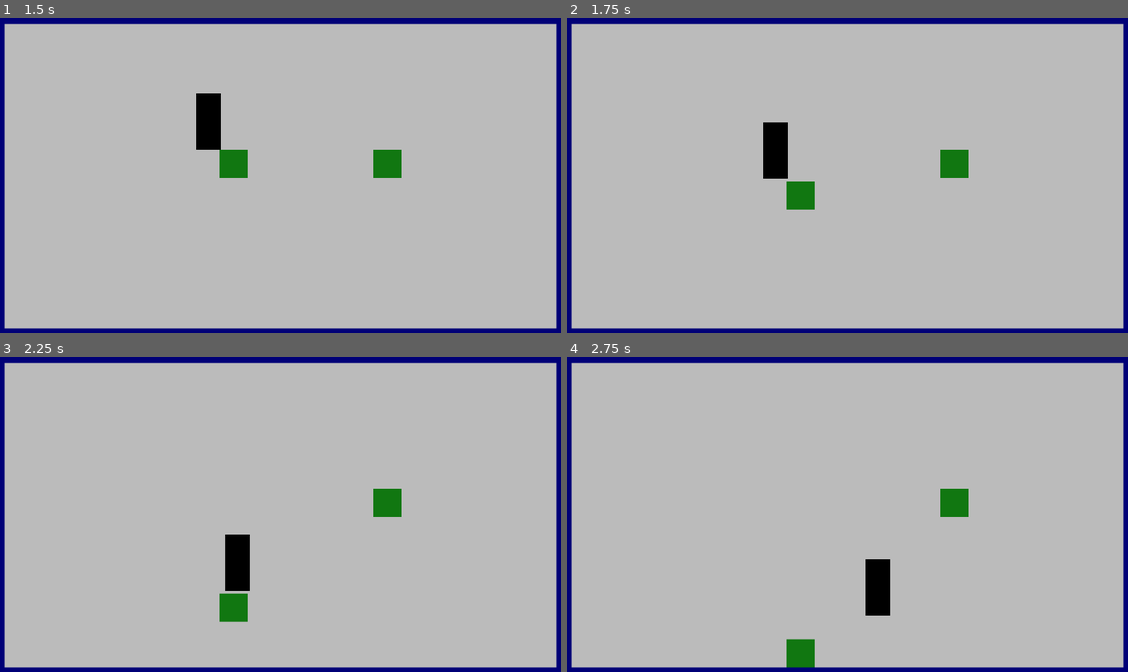
Above: before the commit, frames 1-4 (two rows, left to right).
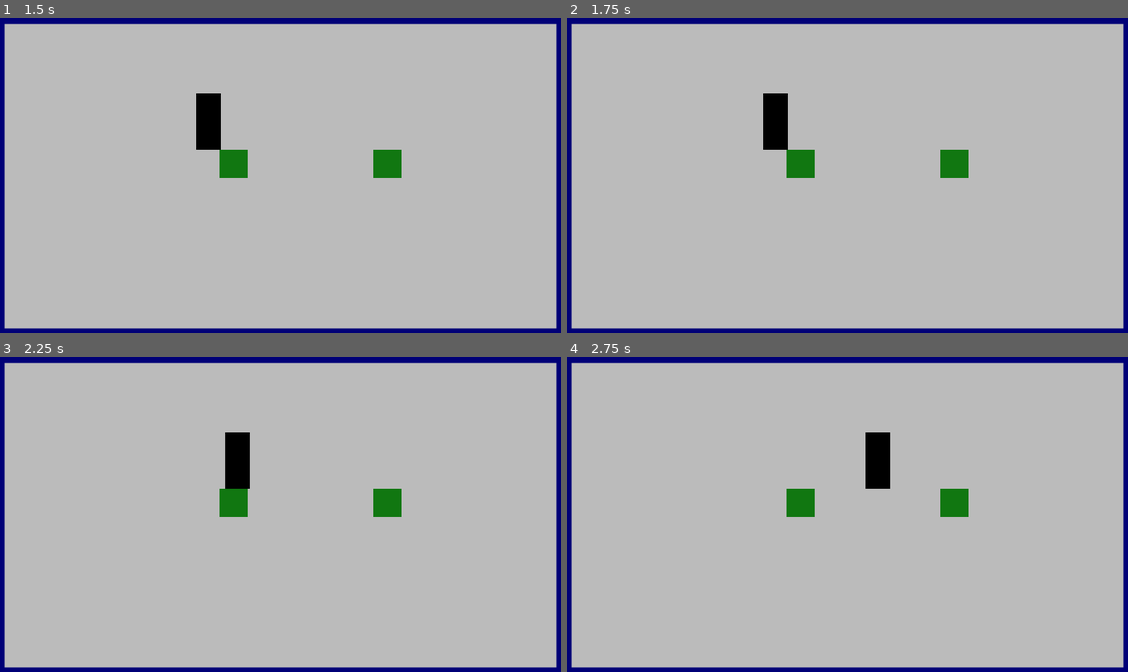
Above: after the commit, the same moments.

Repository: telmotrooper/goofy-demo
Game: Godot game, scene res://main.tscn
Two runs of this game, one before a commit and one after it. Both use one fixed random seed, a clock stepped at 60 frames per second and the inputs below.
Inputs:
- Up to frame 1 (1.5 s): tap Enter at 0.5 s; hold Right (ui_right) 0.53-1.28 s; tap Space (ui_select) at 0.77 s; hold Down (ui_down) from 1.28 s (still down)
- Up to frame 2 (1.75 s): keep holding Down (ui_down); tap Space (ui_select) at 1.52 s
- Up to frame 3 (2.25 s): release Down (ui_down) at 2.03 s; hold Right (ui_right) from 2.03 s (still down)
- Up to frame 4 (2.75 s): keep holding Right (ui_right)

Frame 1 is identical in both runs. In frame 2, 1.7% of the frame differs, in the area x 34-45%, y 23-61%; in frame 3, 2.5%, in the area x 39-45%, y 23-85%; in frame 4, 2.5%.

Commit message:
Character is thinner, enabled Y sorting

Diff:
--- a/main.tscn
+++ b/main.tscn
@@ -5,6 +5,7 @@
 [ext_resource type="PackedScene" uid="uid://cb4kqsibre1o3" path="res://moving_block.tscn" id="3_jdhje"]
 
 [node name="Node2D" type="Node2D"]
+y_sort_enabled = true
 
 [node name="Background" type="ColorRect" parent="."]
 offset_right = 1920.0
--- a/player/player.tscn
+++ b/player/player.tscn
@@ -3,13 +3,13 @@
 [ext_resource type="Script" path="res://player/player.gd" id="1_g3cum"]
 
 [sub_resource type="RectangleShape2D" id="RectangleShape2D_2im88"]
-size = Vector2(28, 64)
+size = Vector2(28, 32)
 
 [sub_resource type="RectangleShape2D" id="RectangleShape2D_wcbc7"]
-size = Vector2(30, 5)
+size = Vector2(26, 3)
 
 [sub_resource type="RectangleShape2D" id="RectangleShape2D_1oky3"]
-size = Vector2(5, 30)
+size = Vector2(3, 28)
 
 [node name="Player" type="CharacterBody2D"]
 scale = Vector2(3, 3)
@@ -17,6 +17,7 @@
 script = ExtResource("1_g3cum")
 
 [node name="CollisionShape2D" type="CollisionShape2D" parent="."]
+position = Vector2(0, 16)
 shape = SubResource("RectangleShape2D_2im88")
 
 [node name="ColorRect" type="ColorRect" parent="."]
@@ -47,7 +48,7 @@
 collision_mask = 2
 
 [node name="CollisionShapeLeft" type="CollisionShape2D" parent="AreaLeft"]
-position = Vector2(-16, 14.3333)
+position = Vector2(-14, 14.3333)
 shape = SubResource("RectangleShape2D_1oky3")
 
 [node name="AreaRight" type="Area2D" parent="."]
@@ -55,5 +56,5 @@
 collision_mask = 2
 
 [node name="CollisionShapeRight" type="CollisionShape2D" parent="AreaRight"]
-position = Vector2(16, 14.3333)
+position = Vector2(14, 14.3333)
 shape = SubResource("RectangleShape2D_1oky3")
